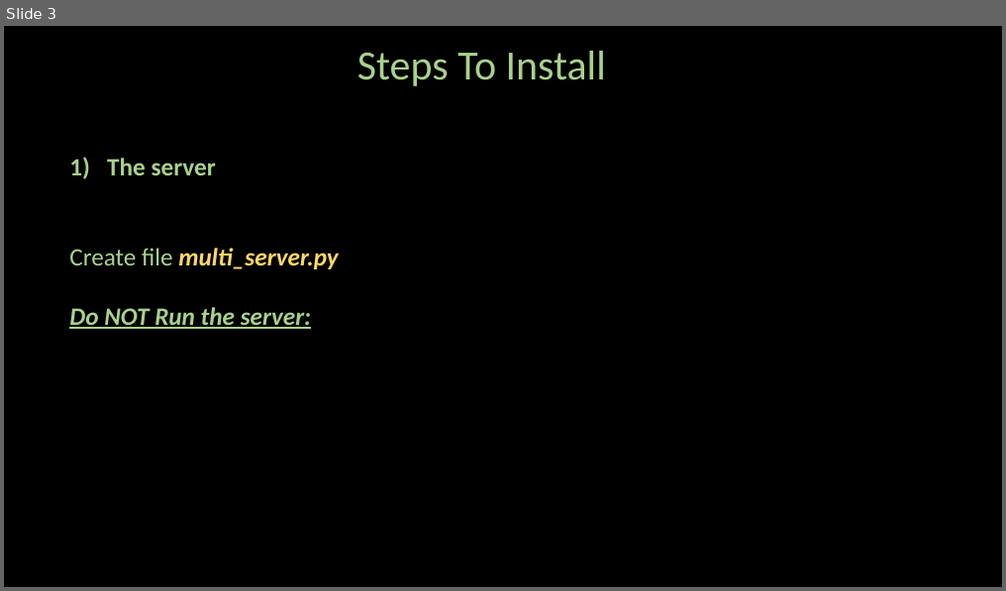
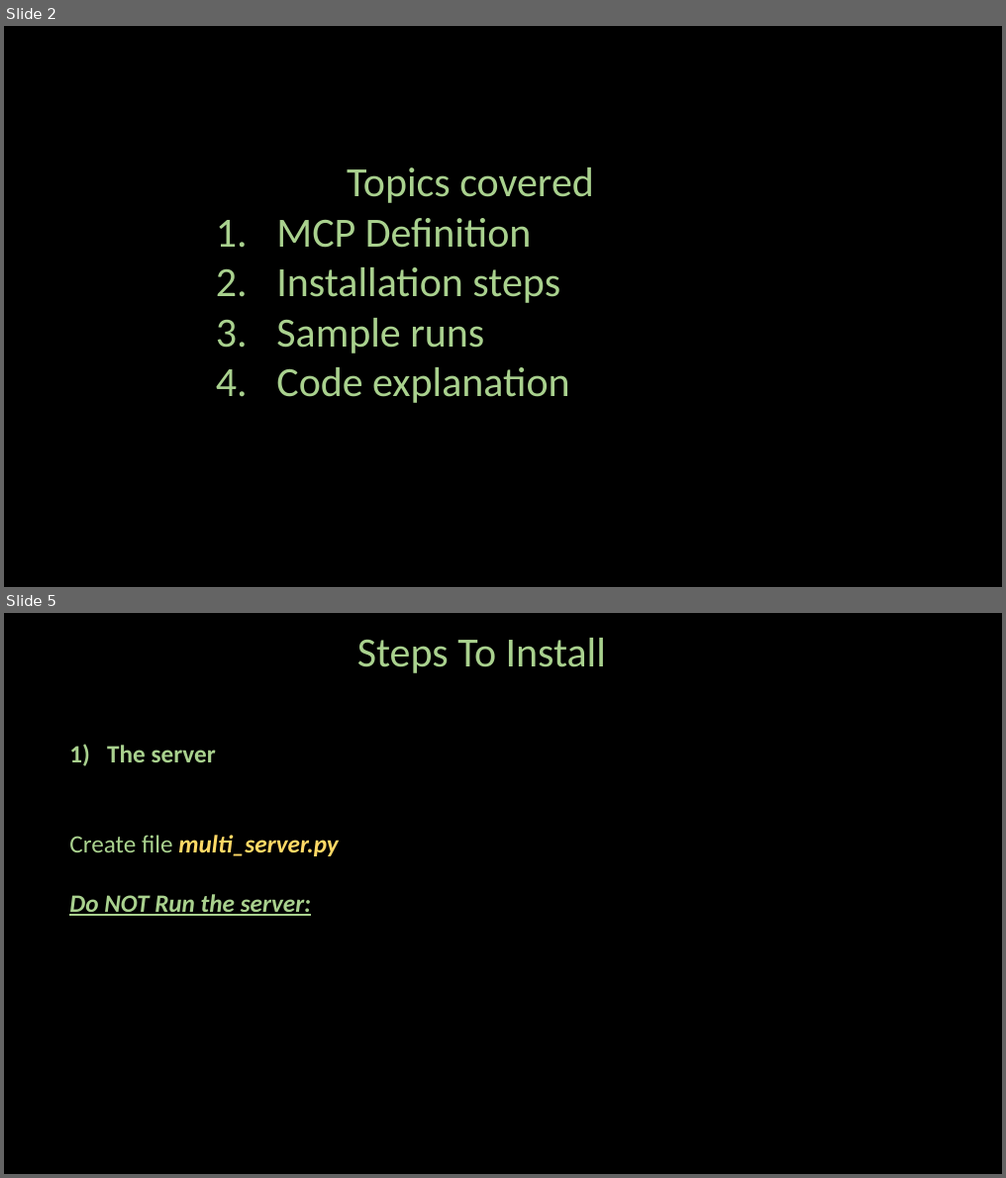
Before and after one commit to ash322ash422/github_loxford_pvt, a slide deck: AgenticAI/7_Advance/MCP/1_getting_started/mcp_weather_calculator/NOTES.pptx. Shown one above the other, each under a label of ours: slide 3 before the commit, slides 2 and 5 after it; the slides between them are not shown. The pictures are 1006x591 and 1006x1178 pixels, drawn with LibreOffice and Linux fonts; fonts in the diff are those of the drawing; background and template pictures are left out. Boxes give left, top, right and bottom in pixels: in the first picture for what was removed or moved away, otherwise in the second. Text is boxed around its words. In the diff, an @@ line names an element or a change of style, - is before the commit and + after.

```diff
--- a/AgenticAI/7_Advance/MCP/1_getting_started/mcp_weather_calculator/NOTES.pptx
+++ b/AgenticAI/7_Advance/MCP/1_getting_started/mcp_weather_calculator/NOTES.pptx
@@ slide 2 added at (4,26,1002,587), background #000000 @@
@@ text added at (276,168,594,403), 40 pt, text #A9D18E @@
+Topics covered
+1. MCP Definition
+2. Installation steps
+3. Sample runs
+4. Code explanation
@@ what was slide 3 is now slide 5 @@
```
Also in this commit, not shown: 3 slides changed, 9 other slides added, 1 slide removed, 18 other files.
